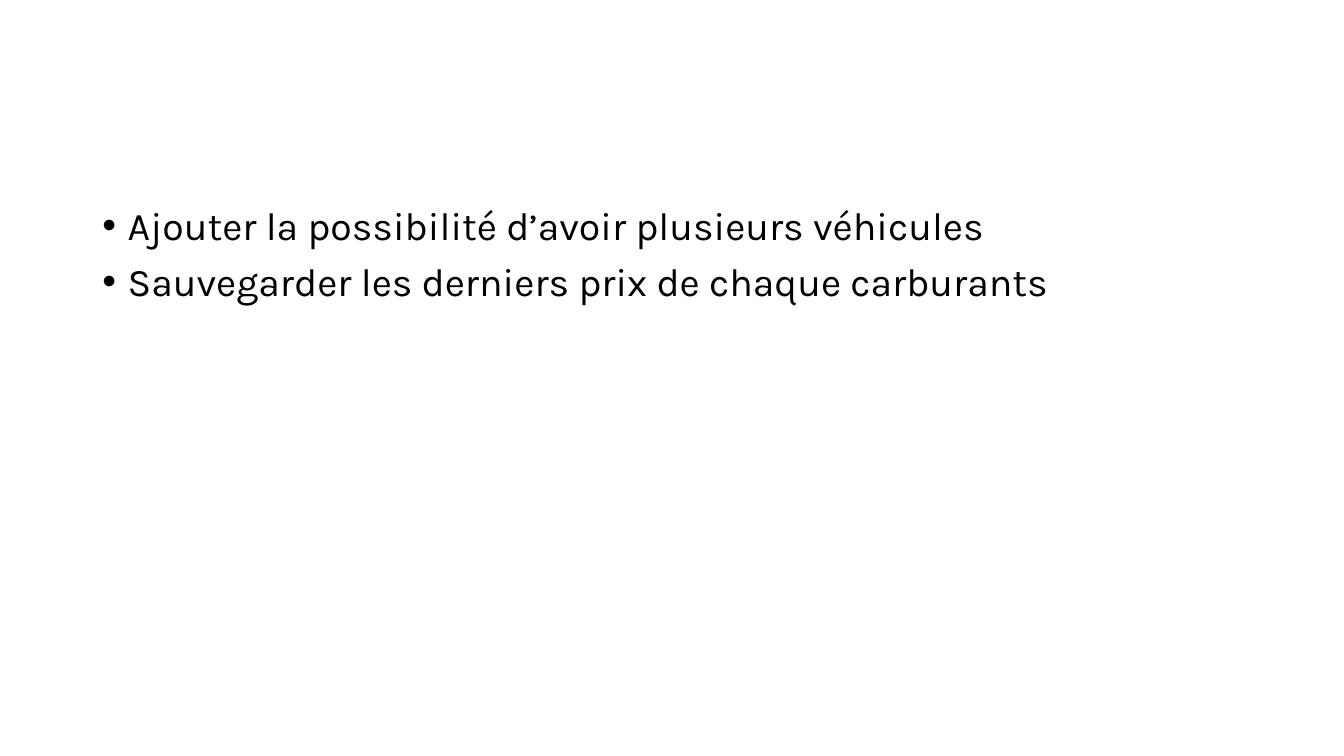
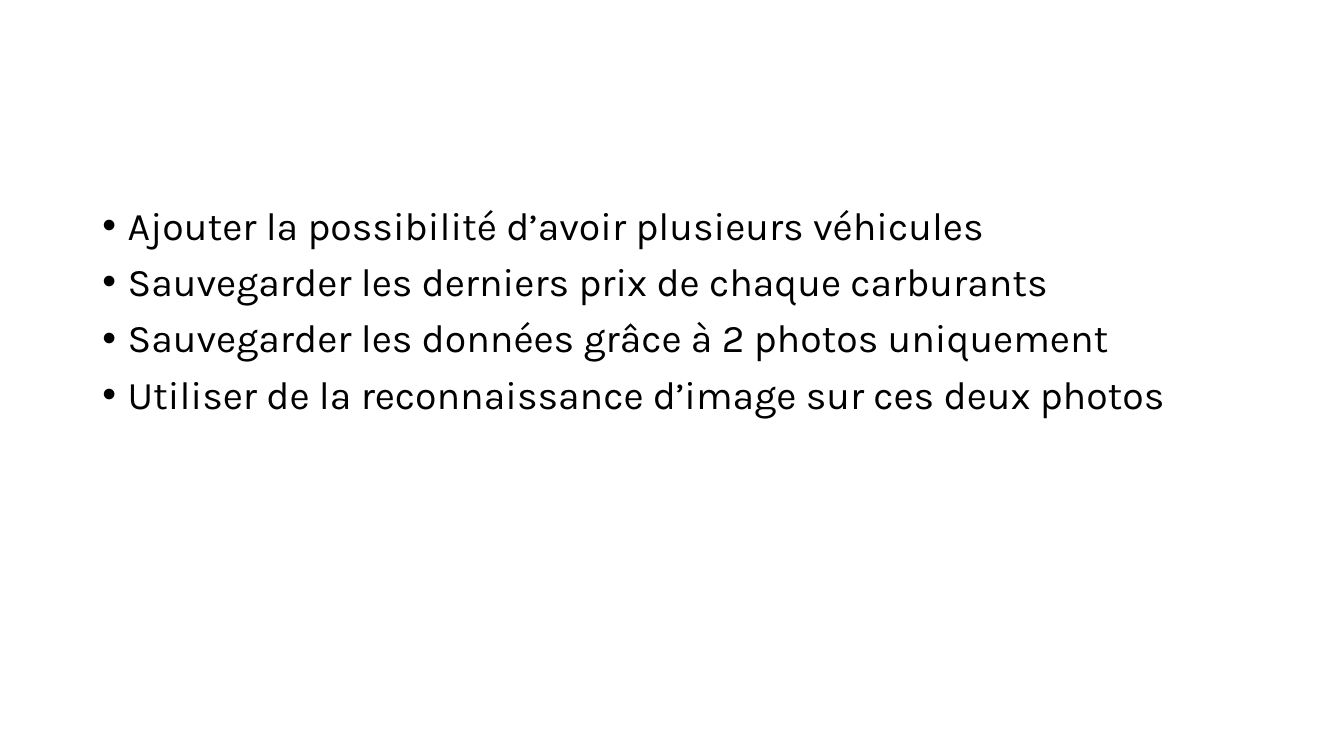
Before and after one commit to Bisouke/appli2, a slide deck: slide 2 of idees_amelioration_appli.pptx. Drawn at 1344x756 pixels with LibreOffice and Linux fonts; fonts in the diff are those of the drawing. Boxes give left, top, right and bottom in pixels: in the first picture for what was removed or moved away, otherwise in the second. Text is boxed around its words. In the diff, an @@ line names an element or a change of style, - is before the commit and + after.

```diff
--- a/idees_amelioration_appli.pptx
+++ b/idees_amelioration_appli.pptx
@@ text at [128,322,1165,419]: paragraphs added @@
+• Sauvegarder les données grâce à 2 photos uniquement
+• Utiliser de la reconnaissance d’image sur ces deux photos
```
Also in this commit, not shown: 1 other file.
